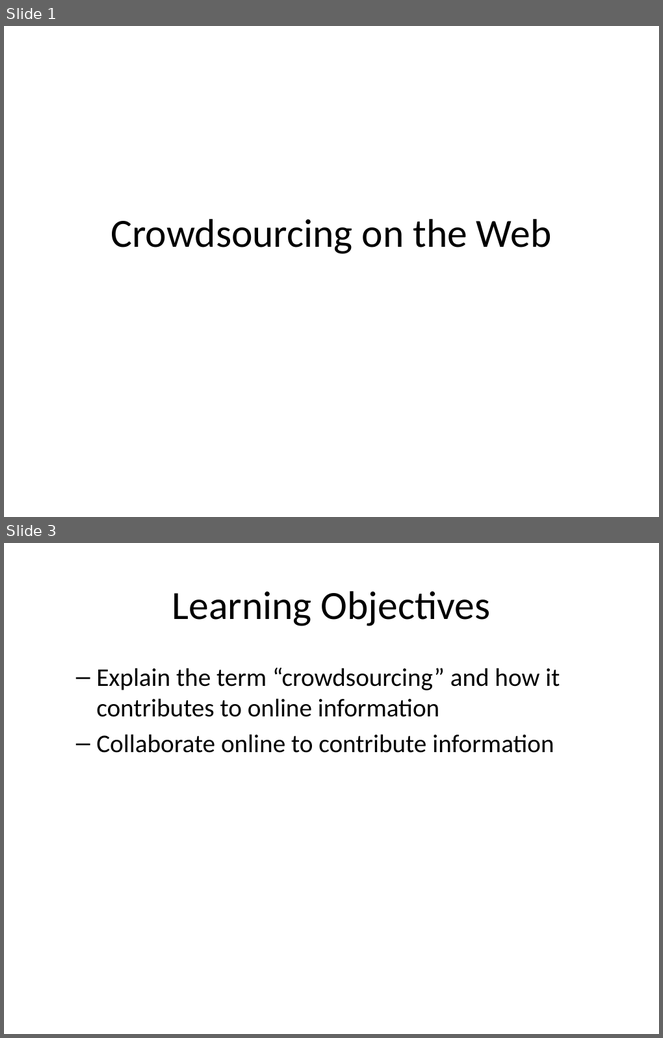
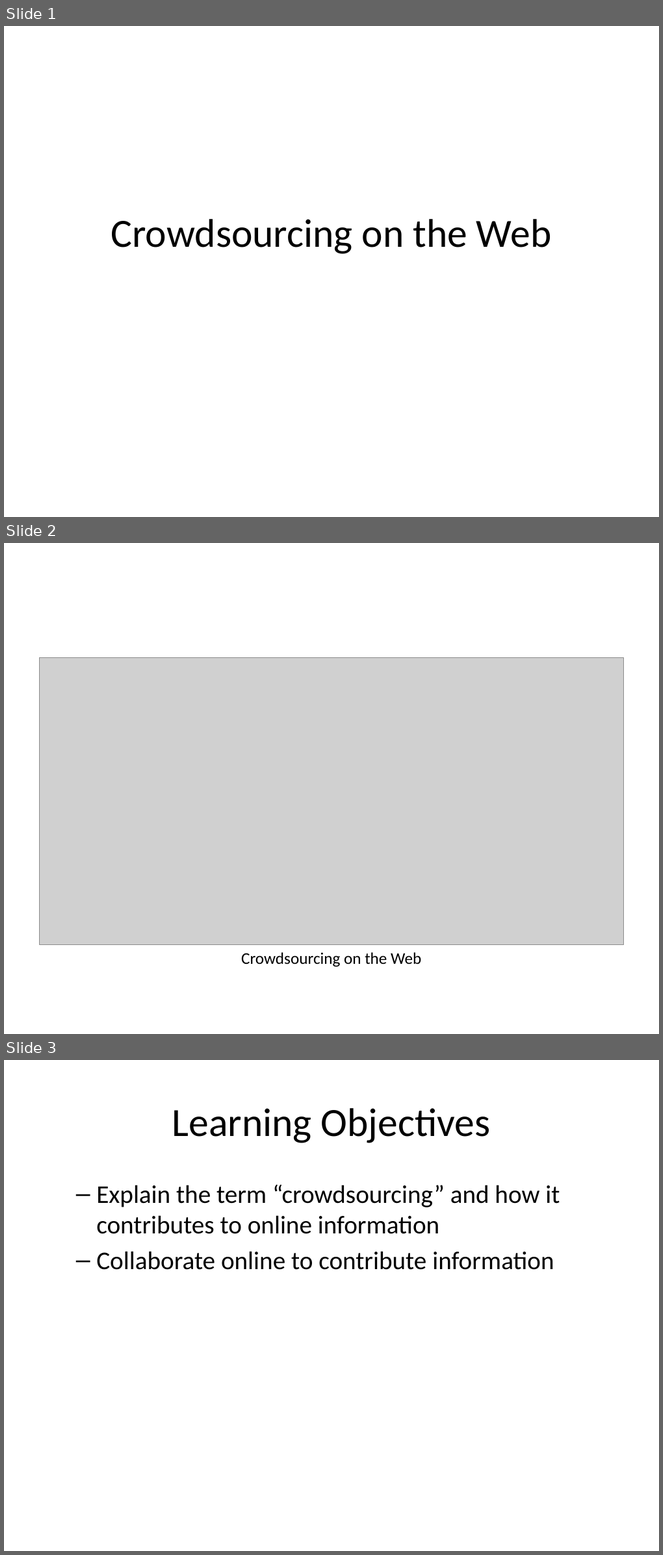
Before and after one commit to mr-eggleton/web-lit-core, a slide deck: powerpoints/14-crowdsourcing-on-the-web.pptx. Shown one above the other, each under a label of ours: slides 1 and 3 before the commit, slides 1, 2 and 3 after it; the slides between them are not shown. The pictures are 663x1038 and 663x1555 pixels, drawn with LibreOffice and Linux fonts; fonts in the diff are those of the drawing; grey boxes stand for pictures. Boxes give left, top, right and bottom in pixels: in the first picture for what was removed or moved away, otherwise in the second. Text is boxed around its words. In the diff, an @@ line names an element or a change of style, - is before the commit and + after.

```diff
--- a/powerpoints/14-crowdsourcing-on-the-web.pptx
+++ b/powerpoints/14-crowdsourcing-on-the-web.pptx
@@ slide 2 added at [4, 543, 659, 1034], background #FFFFFF @@
@@ picture added at [39, 657, 624, 945] @@
@@ text added at [241, 953, 421, 967], 18 pt, text #000000 @@
+Crowdsourcing on the Web
```
Also in this commit, not shown: 1 other slide added, 1 slide removed, 15 other files.
